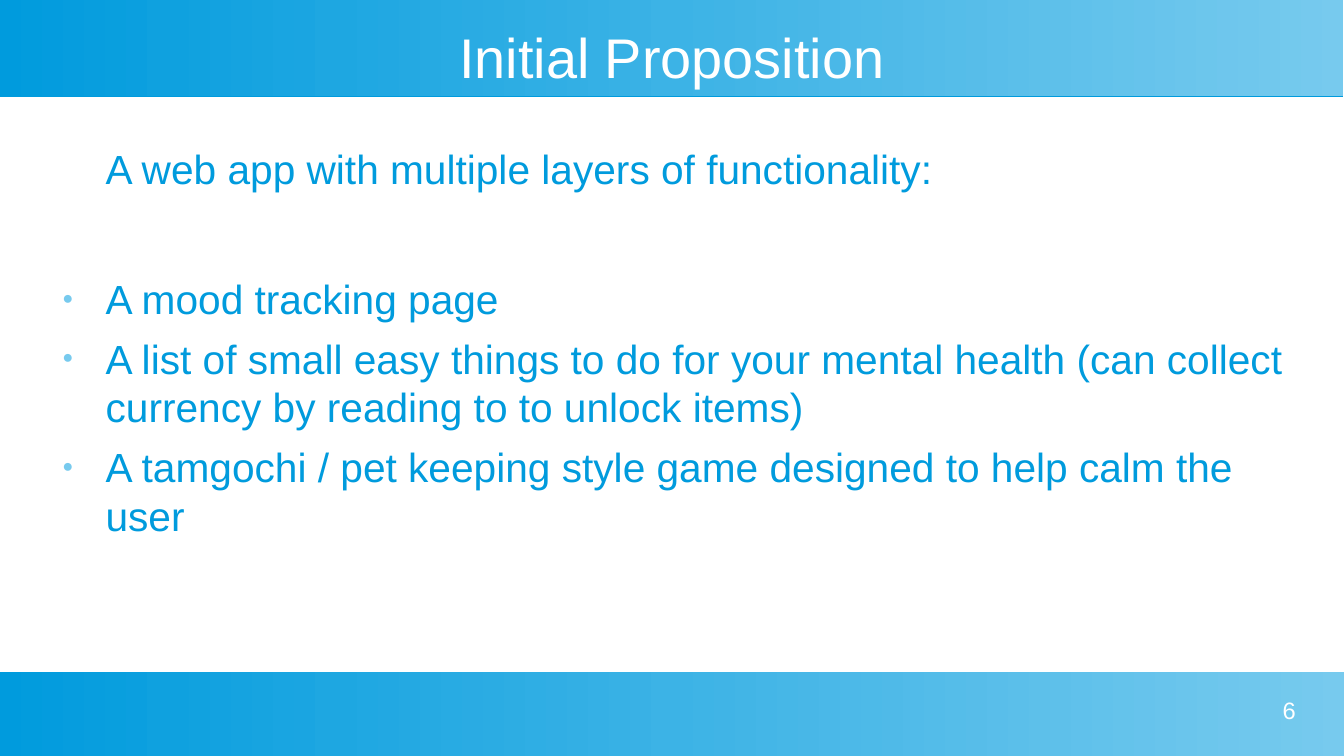
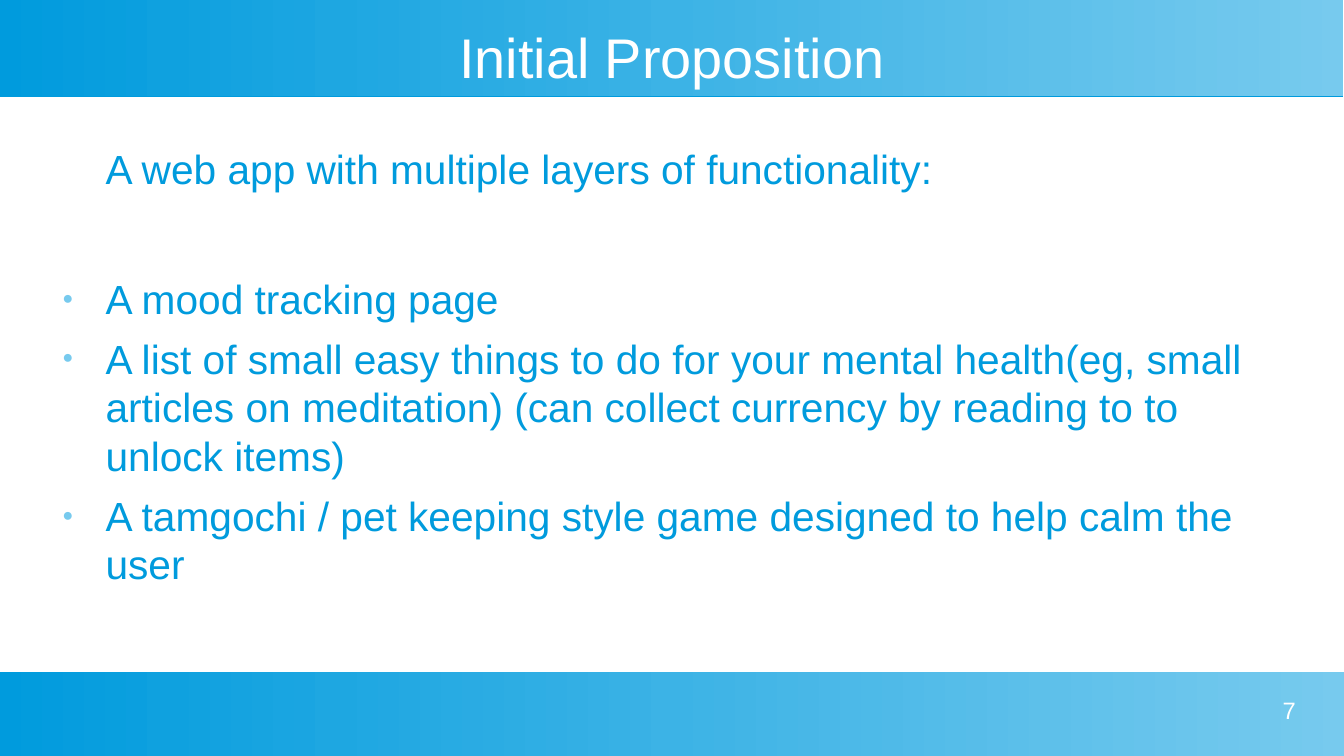
Before and after one commit to CamH04/Enterprise-Project-Group-9, a slide deck: slide 7 of docs/First Client Presentation 1.odp (slide 6 before the commit). Drawn at 1344x756 pixels with LibreOffice and Linux fonts; fonts in the diff are those of the drawing. Boxes give left, top, right and bottom in pixels: in the first picture for what was removed or moved away, otherwise in the second. Text is boxed around its words. In the diff, an @@ line names an element or a change of style, - is before the commit and + after.

```diff
--- a/docs/First Client Presentation 1.odp
+++ b/docs/First Client Presentation 1.odp
@@ text at bbox=[106, 344, 1242, 479]: text changed @@
-● A list of small easy things to do for your mental health (can collect currency by reading to to unlock items)
+● A list of small easy things to do for your mental health(eg, small articles on meditation) (can collect currency by reading to to unlock items)
@@ page number at bbox=[1283, 702, 1296, 719]: text changed @@
-6
+7
```
Also in this commit, not shown: 3 other slides changed, 4 slides added, 1 slide removed, 5 other files.
